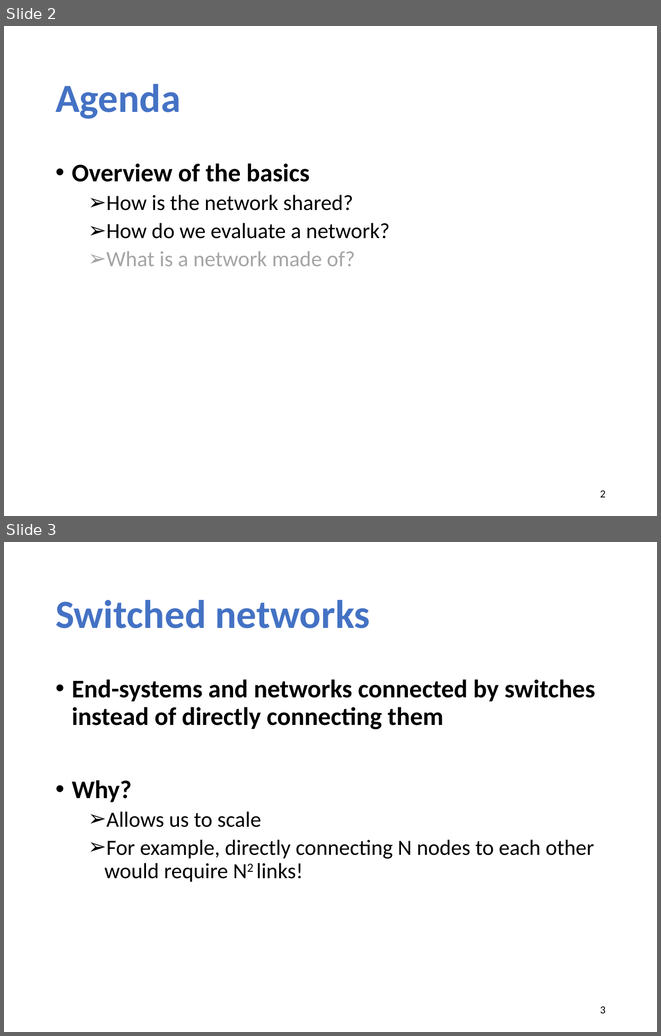
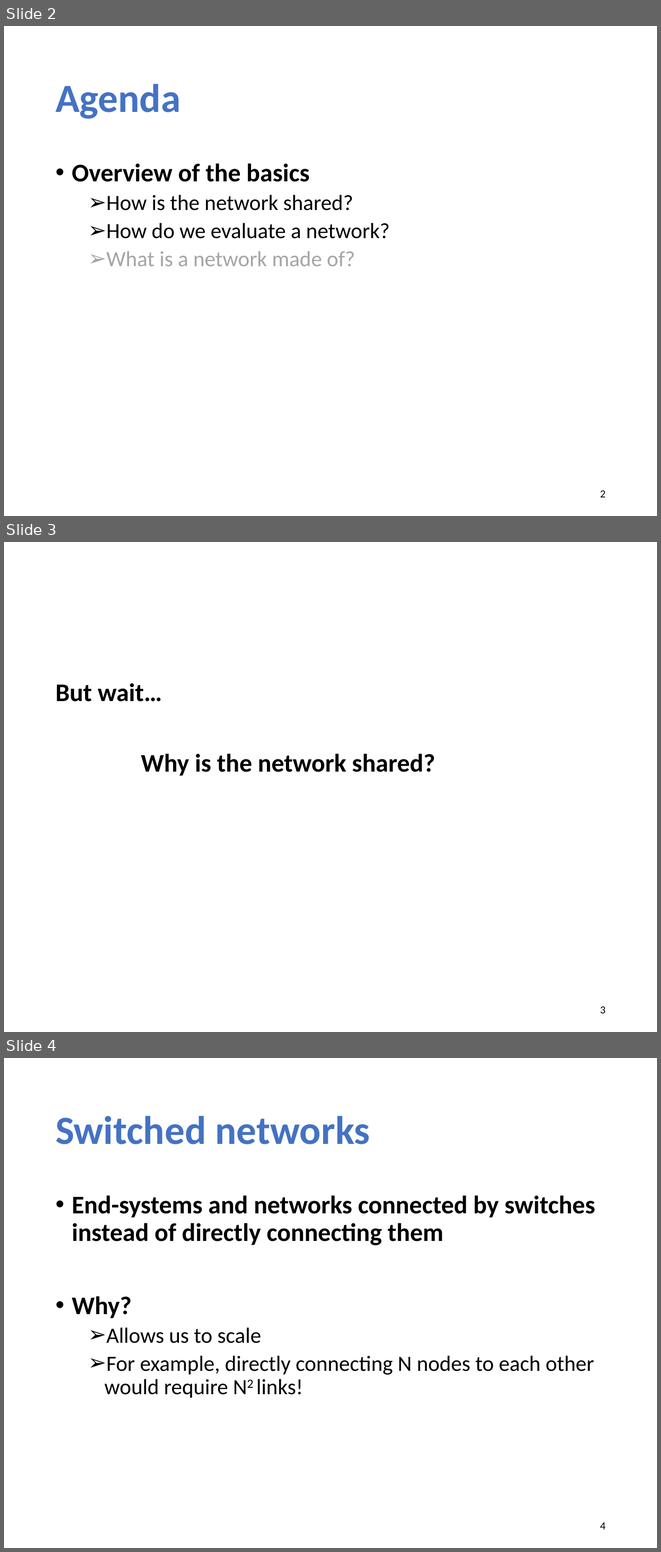
Before and after one commit to xinjin/course-net, a slide deck: slides/lec02_basic.pptx. Shown one above the other, each under a label of ours: slides 2 and 3 before the commit, slides 2, 3 and 4 after it. The pictures are 661x1036 and 661x1552 pixels, drawn with LibreOffice and Linux fonts; fonts in the diff are those of the drawing. Boxes give left, top, right and bottom in pixels: in the first picture for what was removed or moved away, otherwise in the second. Text is boxed around its words. In the diff, an @@ line names an element or a change of style, - is before the commit and + after.

```diff
--- a/slides/lec02_basic.pptx
+++ b/slides/lec02_basic.pptx
@@ slide 3 added at (4, 542, 657, 1032), background #FFFFFF @@
@@ text added at (55, 683, 162, 702), 28 pt, text #000000, bold @@
+But wait…
@@ text added at (141, 753, 435, 776), 28 pt, text #000000, bold @@
+Why is the network shared?
@@ page number added at (600, 1006, 606, 1013), 12 pt, text #000000 @@
+3
@@ what was slide 3 is now slide 4 @@
@@ page number at (600, 1522, 606, 1529): text changed @@
-3
+4
```
Also in this commit, not shown: 4 slides changed, 1 other slide added, 1 other file.
